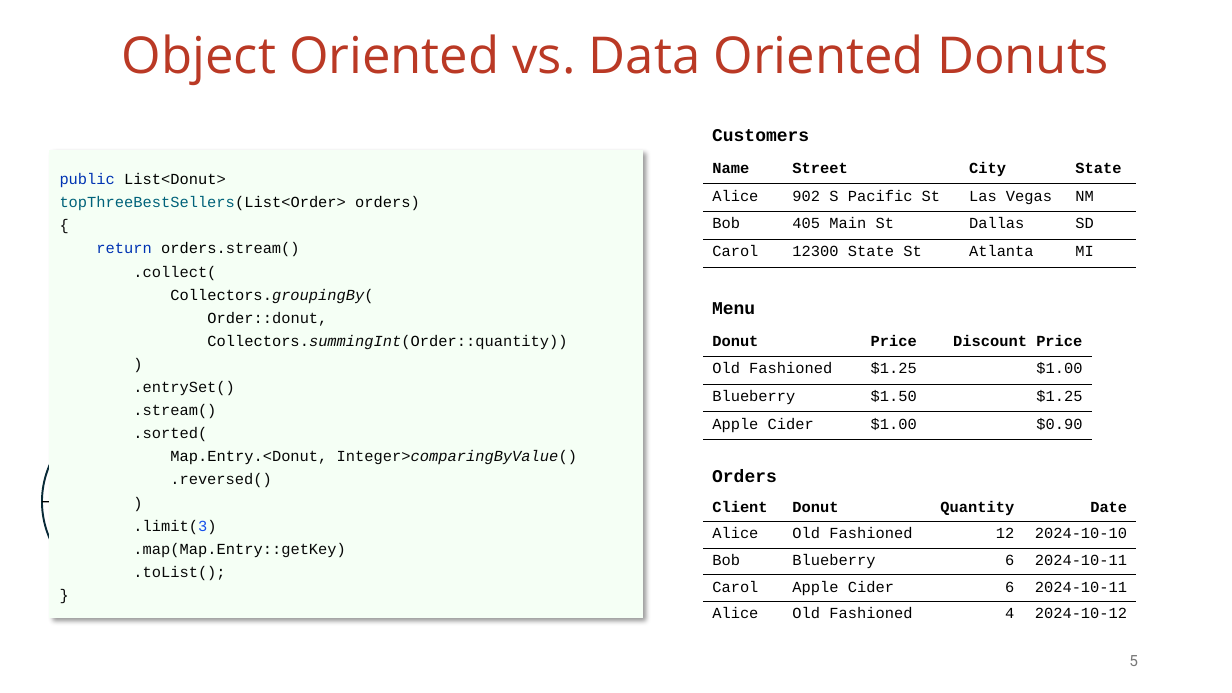
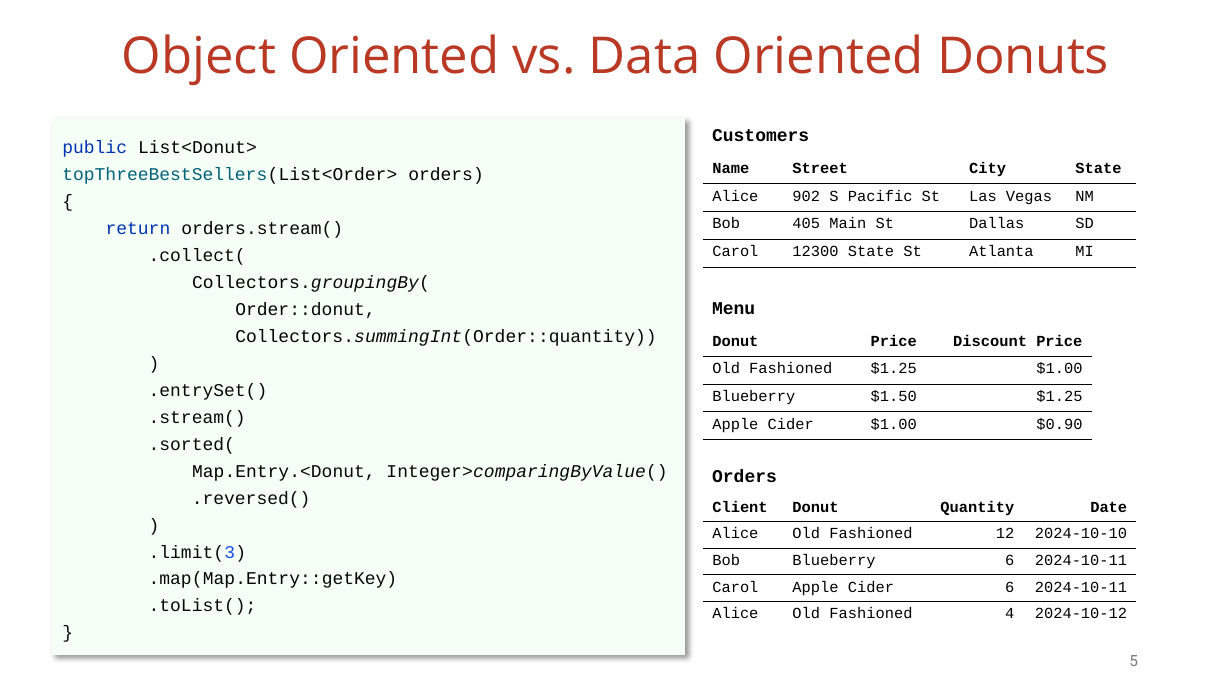
Before and after one commit to vmzakharov/missing-dataframe-talk, a slide deck: slide 5 of presentation/Missing_Dataframe_Short.pptx. Drawn at 1232x693 pixels with LibreOffice and Linux fonts; fonts in the diff are those of the drawing. Boxes give left, top, right and bottom in pixels: in the first picture for what was removed or moved away, otherwise in the second. Text is boxed around its words. In the diff, an @@ line names an element or a change of style, - is before the commit and + after.

```diff
--- a/presentation/Missing_Dataframe_Short.pptx
+++ b/presentation/Missing_Dataframe_Short.pptx
@@ rectangle "public List<Donut>": place and size @@
-rectangle "public List<Donut>" at box(51, 152, 642, 617)
+rectangle "public List<Donut>" at box(54, 119, 685, 654)
@@ rectangle "public List<Donut>" at box(54, 119, 685, 654): size 12 to 14 pt @@
@@ text removed at box(38, 396, 208, 584) @@
-date()
@@ ellipse removed at box(42, 406, 244, 598) @@
-Data
@@ line removed from (203, 503) to (42, 502) @@
```
Also in this commit, not shown: 7 other slides changed, 1 slide added, 1 other file.
